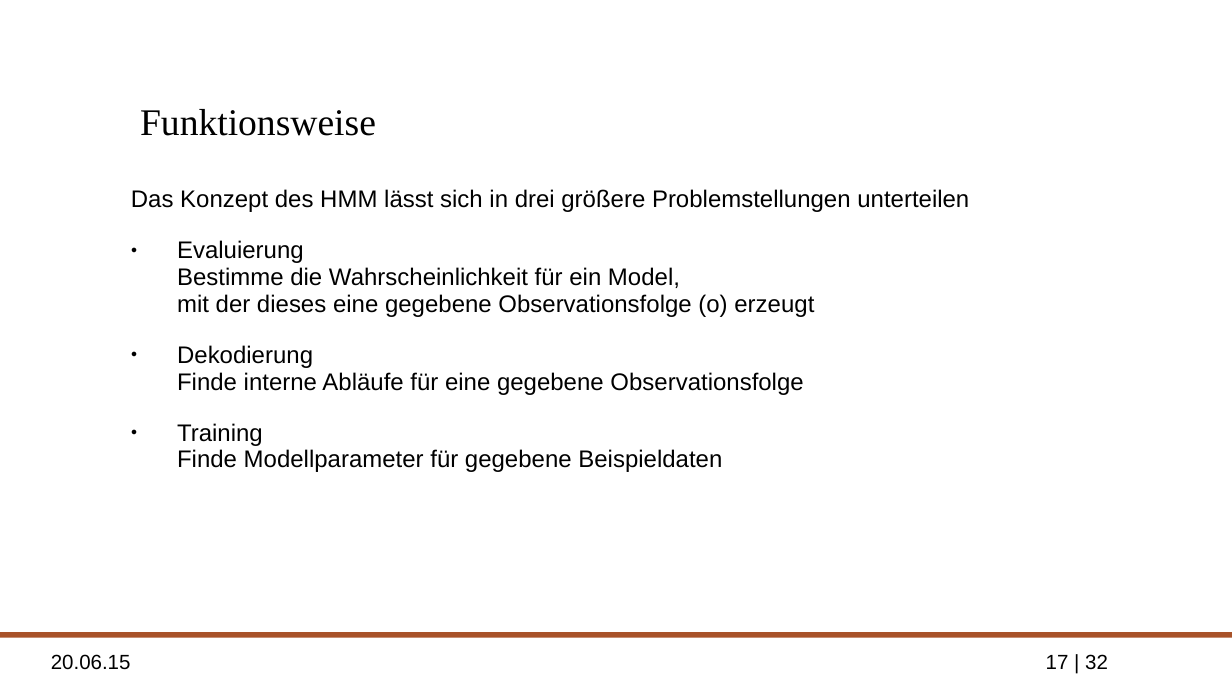
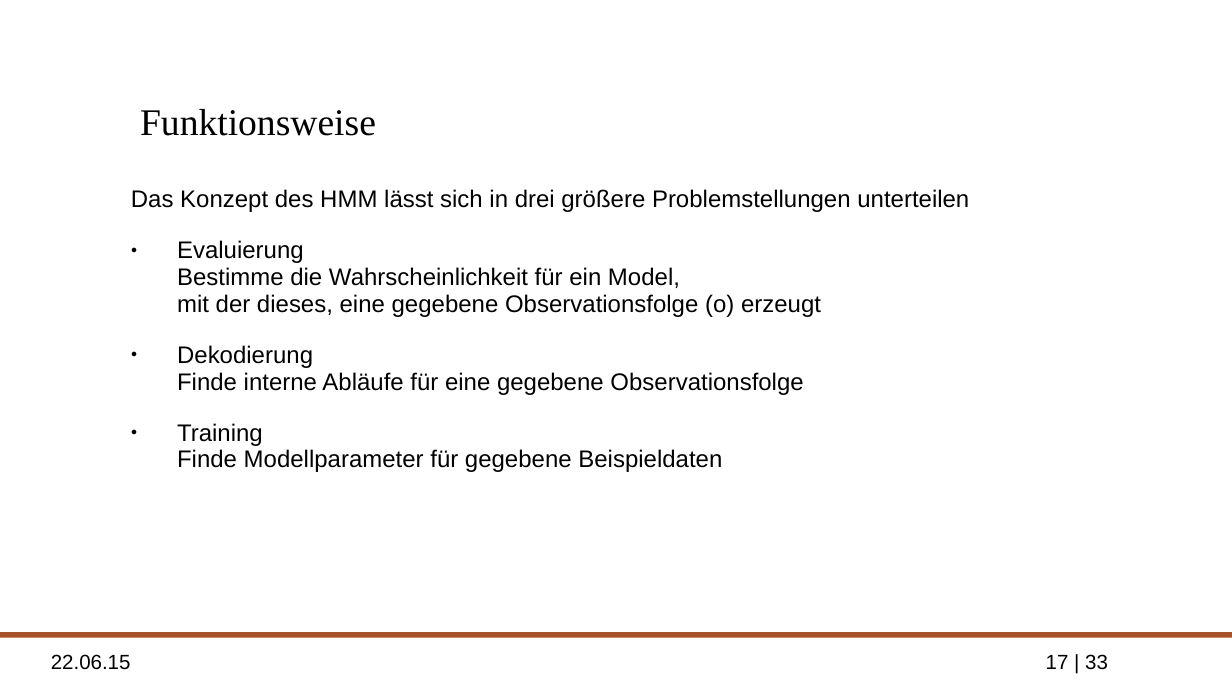
Before and after one commit to ppasler/Formale-Methoden-HMM, a slide deck: slide 17 of presentation/formale_methoden_hmm_pasler_presentation.odp. Drawn at 1232x693 pixels with LibreOffice and Linux fonts; fonts in the diff are those of the drawing; background and template pictures are left out. Boxes give left, top, right and bottom in pixels: in the first picture for what was removed or moved away, otherwise in the second. Text is boxed around its words. In the diff, an @@ line names an element or a change of style, - is before the commit and + after.

```diff
--- a/presentation/formale_methoden_hmm_pasler_presentation.odp
+++ b/presentation/formale_methoden_hmm_pasler_presentation.odp
@@ text at [177,240,821,317]: text changed @@
-● Evaluierung
-  Bestimme die Wahrscheinlichkeit für ein Model,
-  mit der dieses eine gegebene Observationsfolge (o) erzeugt
+● Evaluierung
+  Bestimme die Wahrscheinlichkeit für ein Model,
+  mit der dieses, eine gegebene Observationsfolge (o) erzeugt
@@ text at [51,654,131,670]: text changed @@
-20.06.15
+22.06.15
@@ page number at [1046,654,1108,670]: text changed @@
-17 | 32
+17 | 33
```
Also in this commit, not shown: 30 other slides changed, 1 slide added, 1 other file.
